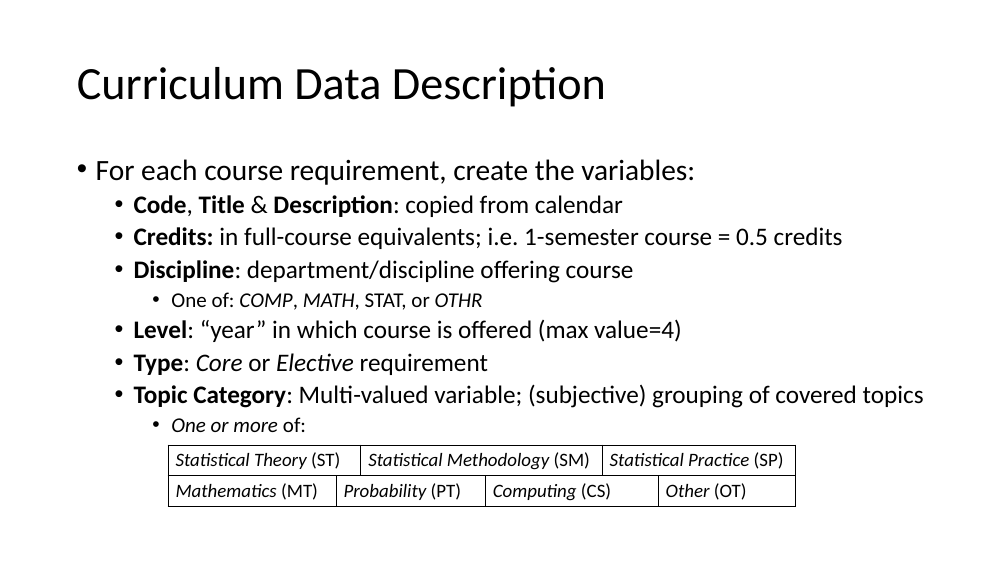
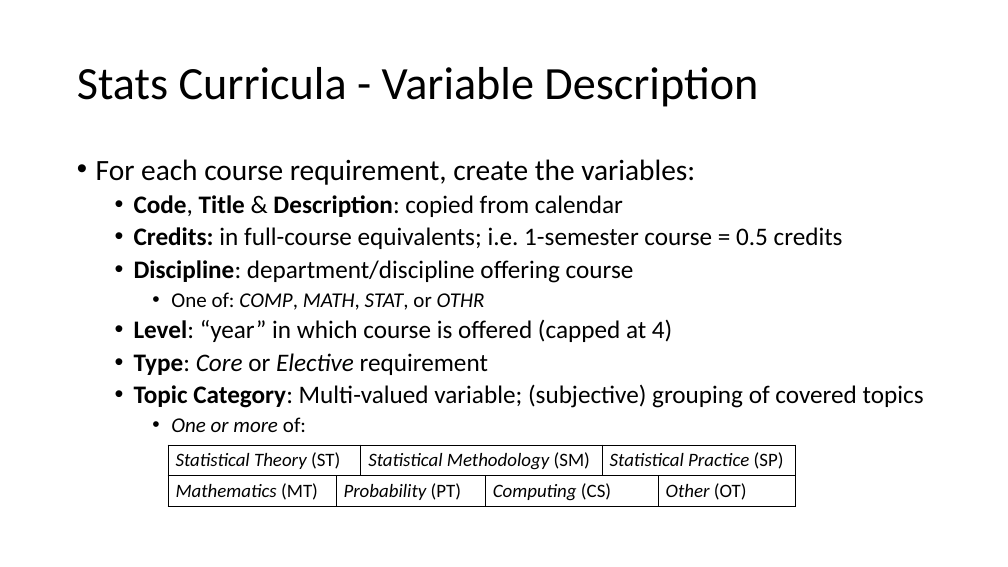
Before and after one commit to damouras/SoSC, a slide deck: slide 7 of Status fo Statistics Curricula.pptx. Drawn at 1008x567 pixels with LibreOffice and Linux fonts; fonts in the diff are those of the drawing. Boxes give left, top, right and bottom in pixels: in the first picture for what was removed or moved away, otherwise in the second. Text is boxed around its words. In the diff, an @@ line names an element or a change of style, - is before the commit and + after.

```diff
--- a/Status fo Statistics Curricula.pptx
+++ b/Status fo Statistics Curricula.pptx
@@ title at [77, 67, 758, 107]: text changed @@
-Curriculum Data Description
+Stats Curricula - Variable Description
@@ text at [171, 292, 485, 310]: italic on in "STAT," @@
@@ text at [134, 320, 672, 342]: text changed @@
-  • Level: “year” in which course is offered (max value=4)
+  • Level: “year” in which course is offered (capped at 4)
```
Also in this commit, not shown: 8 other slides changed, 4 other files.
